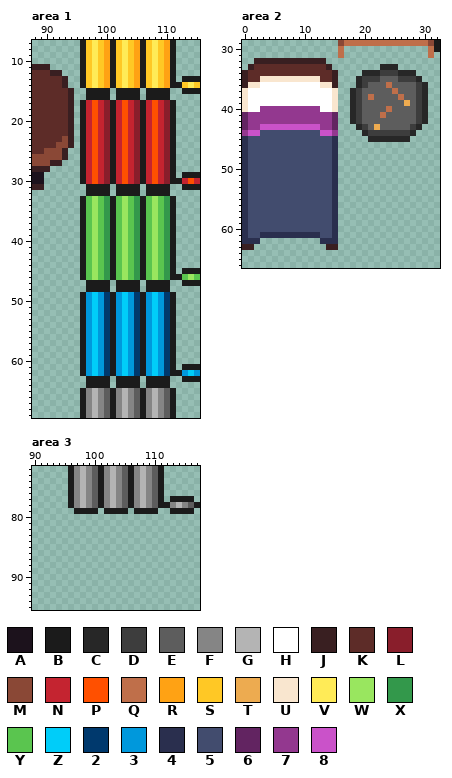
Pixel-art file -- aseprite/household_objects.aseprite. Above, as it was before the edit.
160x96 pixels, 1 frame. Shown: area 1: x 88..115, y 7..69; area 2: x 0..32, y 29..66; area 3: x 90..117, y 72..95.
Palette (. is transparent): A #1c121c  B #1b1b1b  C #272727  D #3d3d3d  E #5d5d5d  F #858585  G #b4b4b4  H #ffffff  J #391f21  K #5d2c28  L #891e2b  M #8a4836  N #c42430  P #ff5000  Q #bf6f4a  R #ffa214  S #ffc825  T #edab50  U #f9e6cf  V #ffeb57  W #99e65f  X #33984b  Y #5ac54f  Z #00cdf9  2 #00396d  3 #0098dc  4 #2a2f4e  5 #424c6e  6 #622461  7 #93388f  8 #ca52c9
Pixels before, area 1, first column x 88:
 7 ........BSVSRBSVSRBSVSRB....
 8 ........BSVSRBSVSRBSVSRB....
 9 ........BSVSRBSVSRBSVSRB....
10 ........BSVSRBSVSRBSVSRB....
11 JJJ.....BSVSRBSVSRBSVSRB....
12 KKKJJ...BSVSRBSVSRBSVSRB....
13 KKKKKJ..BSVSRBSVSRBSVSRB.BBB
14 KKKKKJ..BSVSRBSVSRBSVSRBBSVS
15 KKKKKKJ..BBBB.BBBB.BBBB..BBB
16 KKKKKKJ..BBBB.BBBB.BBBB.....
17 KKKKKKJ.BNPNLBNPNLBNPNLB....
18 KKKKKKJ.BNPNLBNPNLBNPNLB....
19 KKKKKKJ.BNPNLBNPNLBNPNLB....
20 KKKKKKJ.BNPNLBNPNLBNPNLB....
21 KKKKKKJ.BNPNLBNPNLBNPNLB....
22 KKKKKKJ.BNPNLBNPNLBNPNLB....
23 KKKKKMJ.BNPNLBNPNLBNPNLB....
24 KKKKMMJ.BNPNLBNPNLBNPNLB....
25 KKMMMJ..BNPNLBNPNLBNPNLB....
26 MMMMMJ..BNPNLBNPNLBNPNLB....
27 MMMJJ...BNPNLBNPNLBNPNLB....
28 JJJ.....BNPNLBNPNLBNPNLB....
29 AA......BNPNLBNPNLBNPNLB.BBB
30 AA......BNPNLBNPNLBNPNLBBNPN
31 JJ.......BBBB.BBBB.BBBB..BBB
32 .........BBBB.BBBB.BBBB.....
33 ........BYWYXBYWYXBYWYXB....
34 ........BYWYXBYWYXBYWYXB....
35 ........BYWYXBYWYXBYWYXB....
36 ........BYWYXBYWYXBYWYXB....
37 ........BYWYXBYWYXBYWYXB....
38 ........BYWYXBYWYXBYWYXB....
39 ........BYWYXBYWYXBYWYXB....
40 ........BYWYXBYWYXBYWYXB....
41 ........BYWYXBYWYXBYWYXB....
42 ........BYWYXBYWYXBYWYXB....
43 ........BYWYXBYWYXBYWYXB....
44 ........BYWYXBYWYXBYWYXB....
45 ........BYWYXBYWYXBYWYXB.BBB
46 ........BYWYXBYWYXBYWYXBBYWY
47 .........BBBB.BBBB.BBBB..BBB
48 .........BBBB.BBBB.BBBB.....
49 ........B3Z32B3Z32B3Z32B....
50 ........B3Z32B3Z32B3Z32B....
51 ........B3Z32B3Z32B3Z32B....
52 ........B3Z32B3Z32B3Z32B....
53 ........B3Z32B3Z32B3Z32B....
54 ........B3Z32B3Z32B3Z32B....
55 ........B3Z32B3Z32B3Z32B....
56 ........B3Z32B3Z32B3Z32B....
57 ........B3Z32B3Z32B3Z32B....
58 ........B3Z32B3Z32B3Z32B....
59 ........B3Z32B3Z32B3Z32B....
60 ........B3Z32B3Z32B3Z32B....
61 ........B3Z32B3Z32B3Z32B.BBB
62 ........B3Z32B3Z32B3Z32BB3Z3
63 .........BBBB.BBBB.BBBB..BBB
64 .........BBBB.BBBB.BBBB.....
65 ........BFGFEBFGFEBFGFEB....
66 ........BFGFEBFGFEBFGFEB....
67 ........BFGFEBFGFEBFGFEB....
68 ........BFGFEBFGFEBFGFEB....
69 ........BFGFEBFGFEBFGFEB....
Pixels before, area 2, first column x 0:
29 ................MQQQQQQQQQQQQQQMB
30 ................Q..............QB
31 ................Q..............Q.
32 ..JJJJJJJJJJJJ...................
33 .JKKKKKKKKKKKKJ........CCC.......
34 JKKKKKKKKKKKKKKJ....CCCDDDCCC....
35 JKKUUUUUUUUUUKKJ...CDDDEEEDDDC...
36 JUUHHHHHHHHHHUUJ...CDEEEQEEEEDC..
37 UHHHHHHHHHHHHHHU..CDEEEEEQEEEDC..
38 UHHHHHHHHHHHHHHU..CDEQEEEEQEEDC..
39 UHHHHHHHHHHHHHHU..CDEEEEEEETEDC..
40 UHH7777777777HHU..CDEEEEQEEEEDC..
41 6777777777777776..CDEEEQEEEEEDC..
42 6777777777777776..CDEEEEEEEEEDC..
43 6778888888888776...CDETEEEEEDC...
44 7885555555555887....CDDDDDDDC....
45 4555555555555554.....CCCCCCC.....
46 4555555555555554.................
47 4555555555555554.................
48 4555555555555554.................
49 4555555555555554.................
50 4555555555555554.................
51 4555555555555554.................
52 4555555555555554.................
53 4555555555555554.................
54 4555555555555554.................
55 4555555555555554.................
56 4555555555555554.................
57 4555555555555554.................
58 4555555555555554.................
59 4555555555555554.................
60 4555555555555554.................
61 4554444444444554.................
62 444..........444.................
63 JJ............JJ.................
Pixels before, area 3, first column x 96:
72 BFGFEBFGFEBFGFEB......
73 BFGFEBFGFEBFGFEB......
74 BFGFEBFGFEBFGFEB......
75 BFGFEBFGFEBFGFEB......
76 BFGFEBFGFEBFGFEB......
77 BFGFEBFGFEBFGFEB.BBBB.
78 BFGFEBFGFEBFGFEBBFGFEB
79 .BBBB.BBBB.BBBB..BBBB.
Once edited:
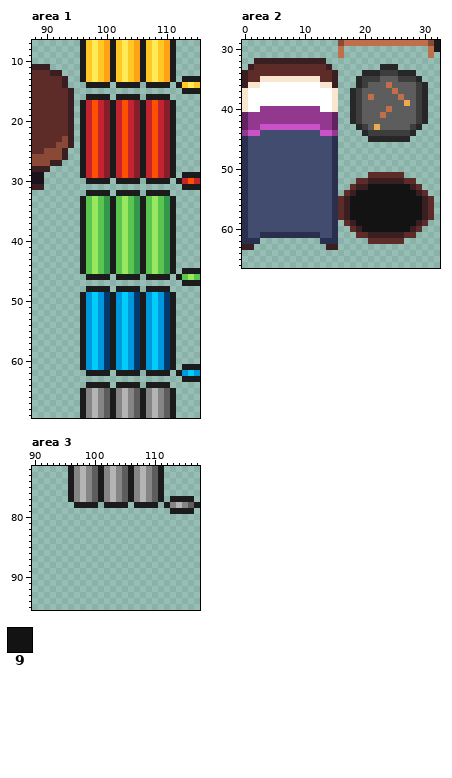
Colours new in this view: 9 #131313
Edits made:
{"where": "area 1"}
{"y":14,"x":96,"old":"BSVSRBSVSRBSVSRB","new":".BBBB.BBBB.BBBB."}
{"y":15,"x":97,"old":"BBBB","new":"...."}
{"y":15,"x":102,"old":"BBBB","new":"...."}
{"y":15,"x":107,"old":"BBBB","new":"...."}
{"y":30,"x":96,"old":"BNPNLBNPNLBNPNLB","new":".BBBB.BBBB.BBBB."}
{"y":31,"x":97,"old":"BBBB","new":"...."}
{"y":31,"x":102,"old":"BBBB","new":"...."}
{"y":31,"x":107,"old":"BBBB","new":"...."}
{"y":46,"x":96,"old":"BYWYXBYWYXBYWYXB","new":".BBBB.BBBB.BBBB."}
{"y":47,"x":97,"old":"BBBB","new":"...."}
{"y":47,"x":102,"old":"BBBB","new":"...."}
{"y":47,"x":107,"old":"BBBB","new":"...."}
{"y":62,"x":96,"old":"B3Z32B3Z32B3Z32B","new":".BBBB.BBBB.BBBB."}
{"y":63,"x":97,"old":"BBBB","new":"...."}
{"y":63,"x":102,"old":"BBBB","new":"...."}
{"y":63,"x":107,"old":"BBBB","new":"...."}
{"where": "area 2"}
{"y":51,"x":21,"old":"......","new":"KKKKKK"}
{"y":52,"x":19,"old":"..........","new":"KKJJJJJJKK"}
{"y":53,"x":18,"old":"............","new":"KJJ9999999JK"}
{"y":54,"x":17,"old":"..............","new":"KJ9999999999JK"}
{"y":55,"x":16,"old":"................","new":"KJ999999999999JK"}
{"y":56,"x":16,"old":"................","new":"KJ999999999999JK"}
{"y":57,"x":16,"old":"................","new":"KJ999999999999JK"}
{"y":58,"x":16,"old":"................","new":"KJ999999999999JK"}
{"y":59,"x":17,"old":"..............","new":"KJ9999999999JK"}
{"y":60,"x":18,"old":"............","new":"KJ99999999JK"}
{"y":61,"x":19,"old":"..........","new":"KKJJJJJJKK"}
{"y":62,"x":21,"old":"......","new":"KKKKKK"}
{"where": "area 3"}
{"y":78,"x":96,"old":"BFGFEBFGFEBFGFEB","new":".BBBB.BBBB.BBBB."}
{"y":79,"x":97,"old":"BBBB","new":"...."}
{"y":79,"x":102,"old":"BBBB","new":"...."}
{"y":79,"x":107,"old":"BBBB","new":"...."}
{"label":"changed","picture_box":[80,82,176,94]}
{"label":"changed","picture_box":[80,178,176,190]}
{"label":"changed","picture_box":[80,274,176,286]}
{"label":"changed","picture_box":[80,370,176,382]}
{"label":"added","picture_box":[338,172,434,244]}
{"label":"changed","picture_box":[68,502,164,514]}
